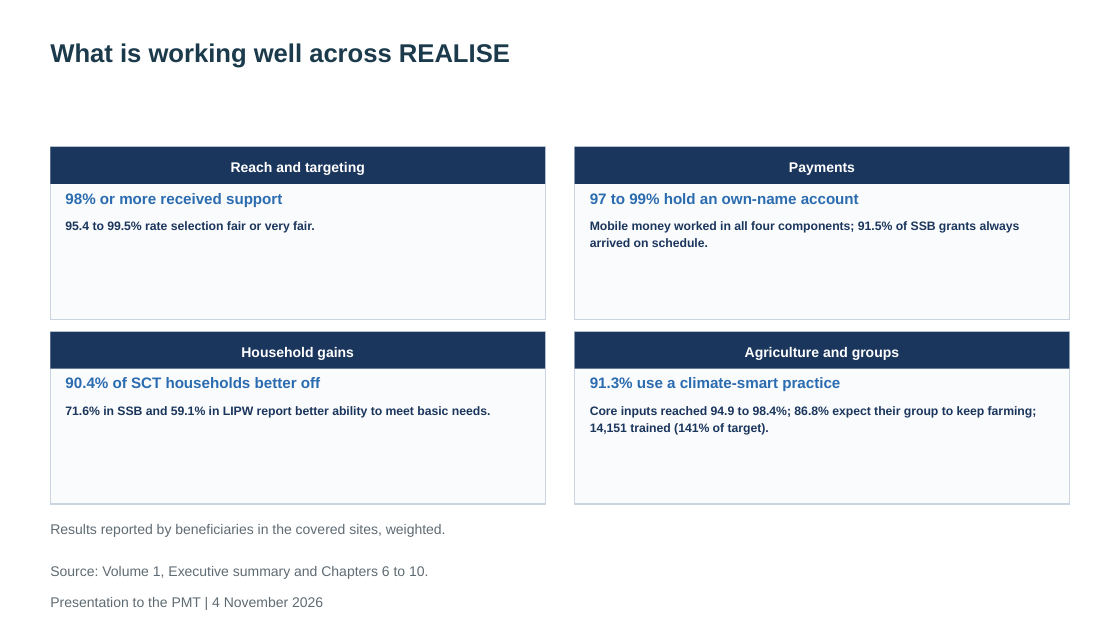
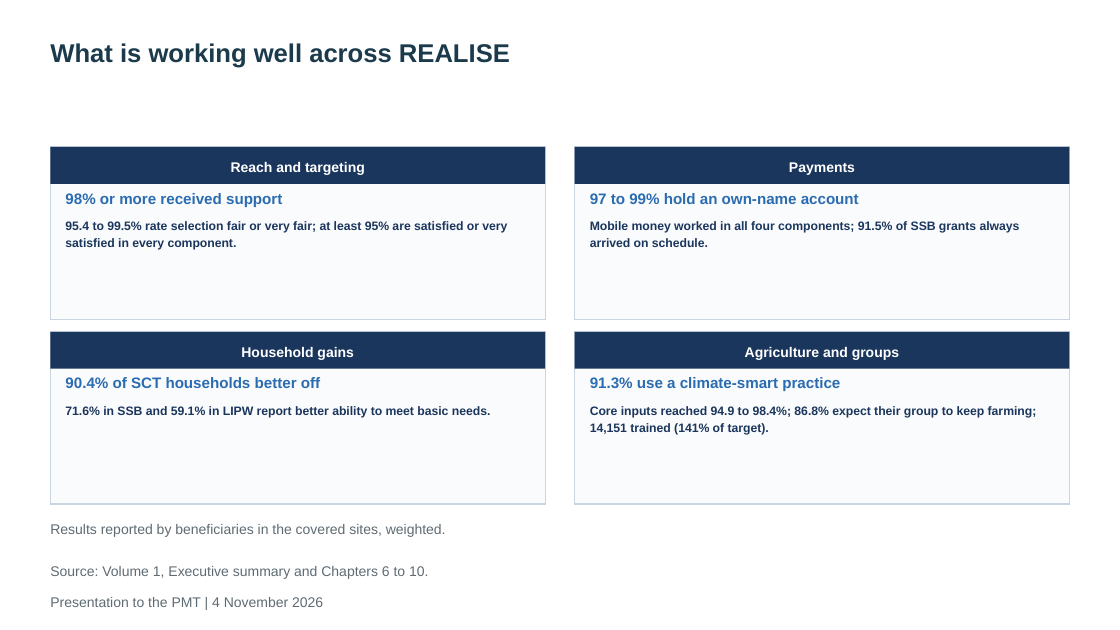
Before and after one commit to kokouekpinda/kokouekpinda, a slide deck: slide 23 of deliverables/REALISE_PMT_Presentation_v5.pptx. Drawn at 1120x630 pixels with LibreOffice and Linux fonts; fonts in the diff are those of the drawing. Boxes give left, top, right and bottom in pixels: in the first picture for what was removed or moved away, otherwise in the second. Text is boxed around its words. In the diff, an @@ line names an element or a change of style, - is before the commit and + after.

```diff
--- a/deliverables/REALISE_PMT_Presentation_v5.pptx
+++ b/deliverables/REALISE_PMT_Presentation_v5.pptx
@@ text at <box>65,221,507,250</box>: text changed @@
-95.4 to 99.5% rate selection fair or very fair.
+95.4 to 99.5% rate selection fair or very fair; at least 95% are satisfied or very satisfied in every component.
```
Also in this commit, not shown: 3 other files.
